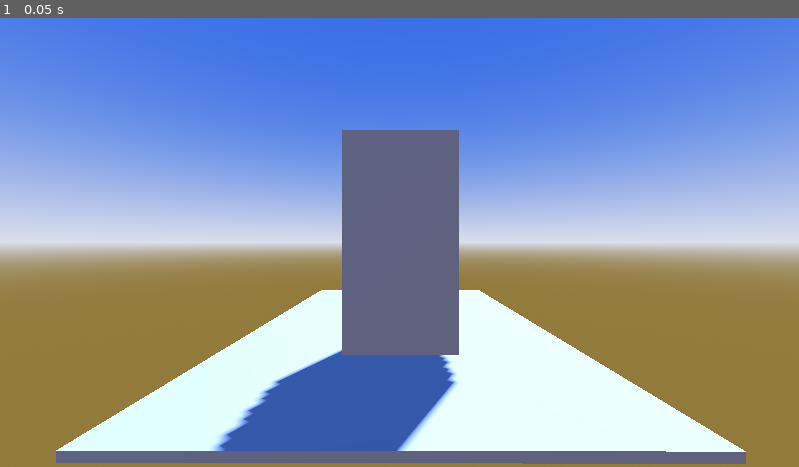
Above: before the commit, frame 1.
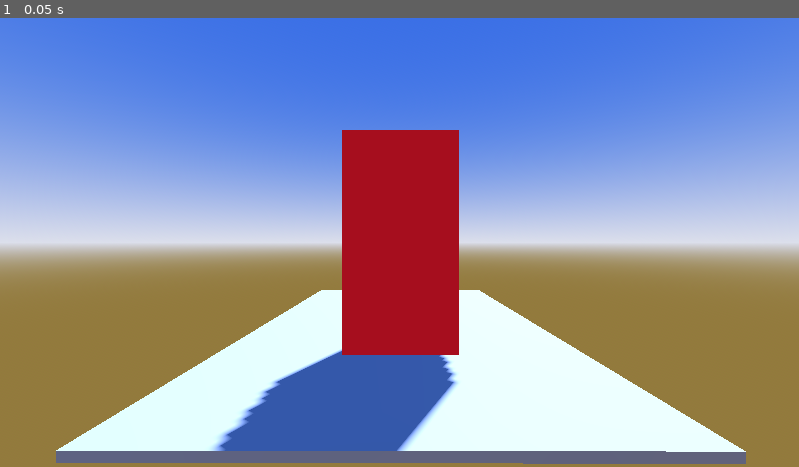
Above: after the commit, the same moment.

Repository: brunofvalli/godotsample
Game: Godot game, scene res://Scenes/start.tscn
Two runs of this game, one before a commit and one after it. Both use one fixed random seed, a clock stepped at 60 frames per second and the inputs below.
Inputs:
- Up to frame 1 (0.05 s): no input

The runs differ from the first frame. In frame 1, 7.3% of the frame differs, in the area x 42-58%, y 24-76%.

Commit message:
saving scene

Diff:
--- a/Scenes/start.tscn
+++ b/Scenes/start.tscn
@@ -15,6 +15,9 @@
 tonemap_mode = 2
 
 [sub_resource type="CapsuleShape3D" id="CapsuleShape3D_bk35t"]
+
+[sub_resource type="StandardMaterial3D" id="StandardMaterial3D_bk35t"]
+albedo_color = Color(1, 0, 0.10980392, 1)
 
 [node name="Node3D" type="Node3D"]
 
@@ -36,6 +39,7 @@
 
 [node name="CSGBox3D" type="CSGBox3D" parent="CharacterBody3D"]
 transform = Transform3D(1, 0, 0, 0, 1.9210889, 0, 0, 0, 1, 0, 0, 0)
+material = SubResource("StandardMaterial3D_bk35t")
 
 [node name="Camera3D" type="Camera3D" parent="."]
 transform = Transform3D(0.9999978, 0, 0.002111882, 0, 1, 0, -0.002111882, 0, 0.9999978, 0, 1.2201376, 4.4873877)
Not shown: 1 places in Scenes/start.tscn that only renumber resources
